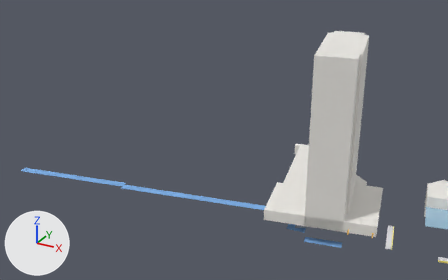
One commit to the glTF model bern-research/stations/models/8577002-ostermundigen-waldeck.glb: the scene before it, then after it.
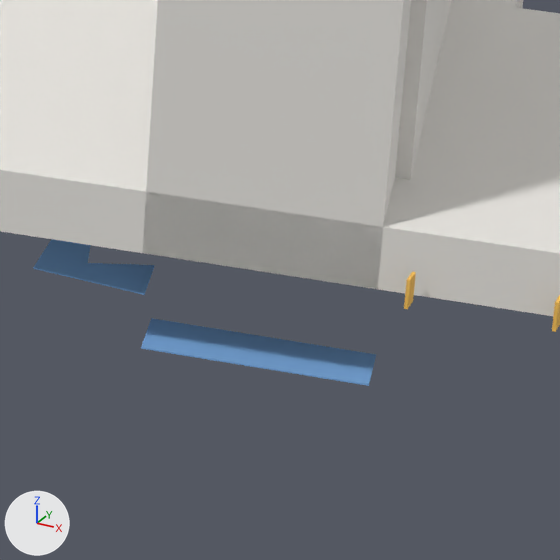
Each version appears first from a 50 mm lens placed at (0.1, -212.6, 140.2), pointed at (-132.6, 28.5, 19.6), and next in a close-up on the part from 63% to 83% of the width and 66% to 99% of the height. Lighting does not change. The marker at lower left points along +X, +Y and +Z. The older version's two pictures come first. Vertices at exactly the same position are counted once.

The older version as bpy lines, for what is in view:
```python
me_building_part_x = bpy.data.meshes.new('building_part@x')
me_building_part_x.from_pydata(...)  # 74 vertices, 140 faces; spans x -112.7..-16.4, y 0.4..74.8, z 0.0..75.0
me_building_part_x.materials.append(mat_building_part)  # white #eceae5
me_passage__1 = bpy.data.meshes.new('passage@-1')
me_passage__1.from_pydata(...)  # 24 vertices, 44 faces; spans x -233.0..-81.0, y -10.0..22.0, z -5.0..-4.0
me_passage__1.materials.append(mat_passage)  # blue #7cade5
me_passage__2 = bpy.data.meshes.new('passage@-2')
me_passage__2.from_pydata(...)  # 8 vertices, 12 faces; spans x -81.3..-64.6, y 6.0..13.2, z -9.1..-9.0
me_passage__2.materials.append(mat_passage)  # blue #7cade5
ob_building_part_x = bpy.data.objects.new('building_part@x', me_building_part_x)
ob_building_part_x.location = (0.0, 0.0, 0.0)
ob_passage__1 = bpy.data.objects.new('passage@-1', me_passage__1)
ob_passage__1.location = (0.0, 0.0, 0.0)
ob_passage__2 = bpy.data.objects.new('passage@-2', me_passage__2)
ob_passage__2.location = (0.0, 0.0, 0.0)
```
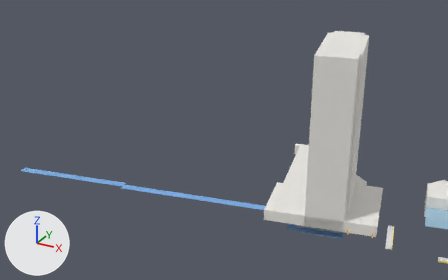
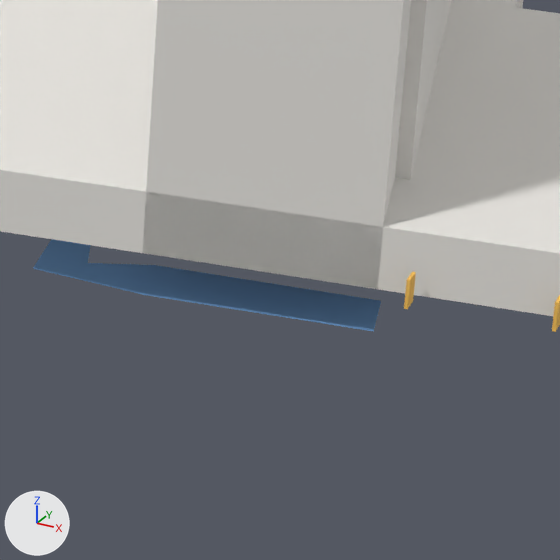
Location of each change, [x1, y1, x2, y2] in pixels of the close-ups (560 x 560 px):
'passage@-1', reshaped
    before: [33, 239, 154, 295]
    after: [33, 239, 381, 332]
'passage@-2', deleted (blue)
    before: [141, 318, 376, 386]
part 1 of me_passage__1, added (blue)
    after: [144, 265, 381, 332]

The change, as a diff of the scene's bpy script:
```diff
--- a/bern-research/stations/models/8577002-ostermundigen-waldeck.glb.py
+++ b/bern-research/stations/models/8577002-ostermundigen-waldeck.glb.py
@@ me_passage__1 @@
 # used by ob_passage__1; location = (0.0, 0.0, 0.0)
-me_passage__1.from_pydata(...)  # 24 vertices, 44 faces; spans x -233.0..-81.0, y -10.0..22.0, z -5.0..-4.0
+me_passage__1.from_pydata(...)  # 32 vertices, 56 faces; spans x -233.0..-65.0, y -10.0..22.0, z -5.0..-4.0
+# me_passage__1 part 1
+# 8 vertices are added at x -81.0..-65.0, y 6.0..13.0, z -5.0..-4.0
+# 12 new faces join them
 me_passage__1.materials.append(mat_passage)
@@ ob_passage__2 @@
-ob_passage__2 = bpy.data.objects.new('passage@-2', me_passage__2)
-ob_passage__2.location = (0.0, 0.0, 0.0)
```
